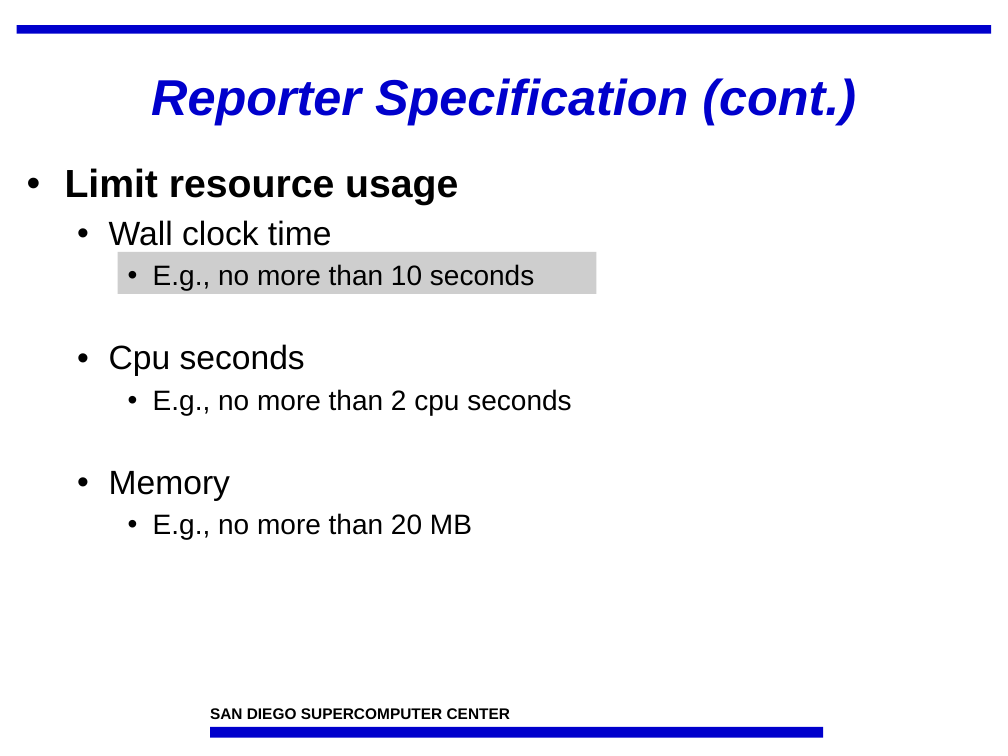
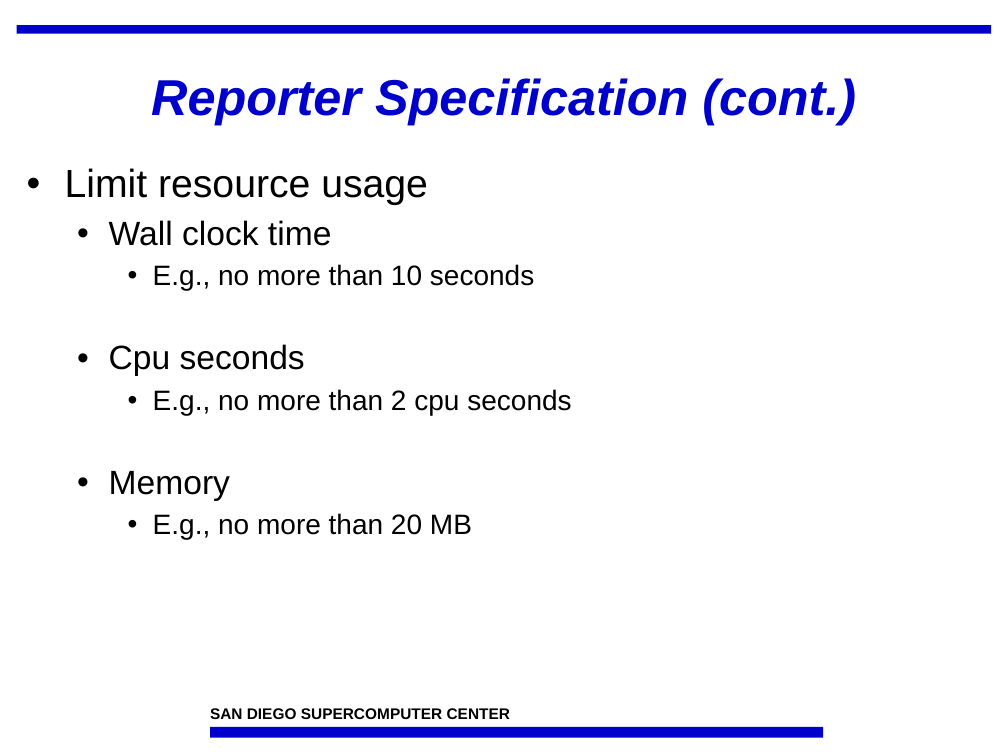
Before and after one commit to IncaProject/inca-xsede, a slide deck: slide 16 of talks/feb-06-workshop/control.ppt. Drawn at 1008x756 pixels with LibreOffice and Linux fonts; fonts in the diff are those of the drawing; background and template pictures are left out. Boxes give left, top, right and bottom in pixels: in the first picture for what was removed or moved away, otherwise in the second. Text is boxed around its words. In the diff, an @@ line names an element or a change of style, - is before the commit and + after.

```diff
--- a/talks/feb-06-workshop/control.ppt
+++ b/talks/feb-06-workshop/control.ppt
@@ text at [65,168,428,205]: bold off in "Limit resource usage" @@
@@ rectangle removed at [118,252,597,294] @@
```
Also in this commit, not shown: 19 other slides changed, 1 slide added, 1 slide removed.
